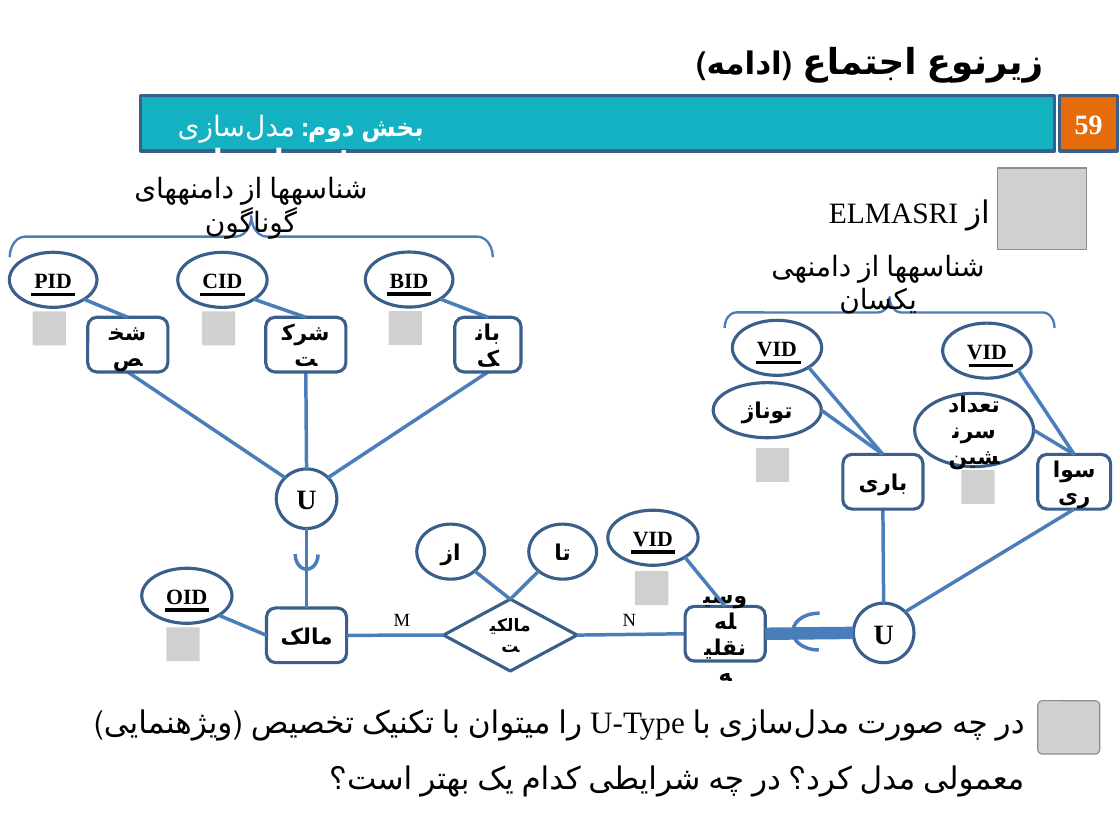
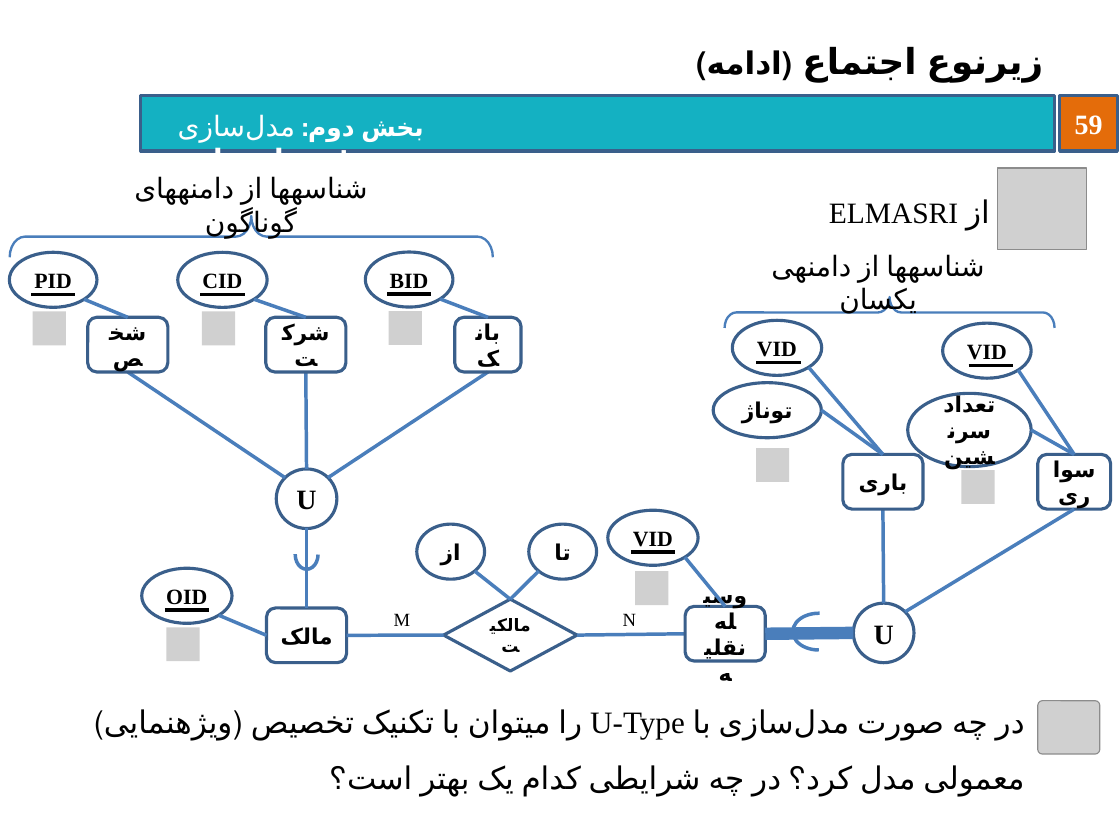
Before and after one commit to behnamhatami/DB-Slides, a slide deck: slide 59 of 2-DB-DataModeling.pptx. Drawn at 1120x840 pixels with LibreOffice and Linux fonts; fonts in the diff are those of the drawing; grey boxes stand for pictures; background and template pictures are left out. Boxes give left, top, right and bottom in pixels: in the first picture for what was removed or moved away, otherwise in the second. Text is boxed around its words. In the diff, an @@ line names an element or a change of style, - is before the commit and + after.

```diff
--- a/2-DB-DataModeling.pptx
+++ b/2-DB-DataModeling.pptx
@@ ellipse "تعداد سرنشین" resized from (x1=915, y1=393, x2=1034, y2=466) to (x1=907, y1=393, x2=1030, y2=466) @@
```
Also in this commit, not shown: 32 other slides changed.
